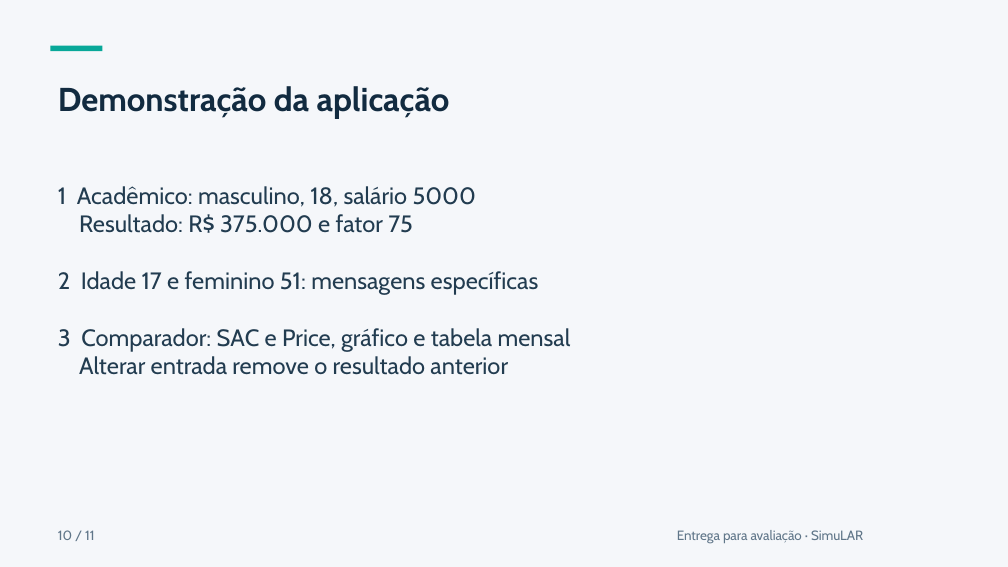
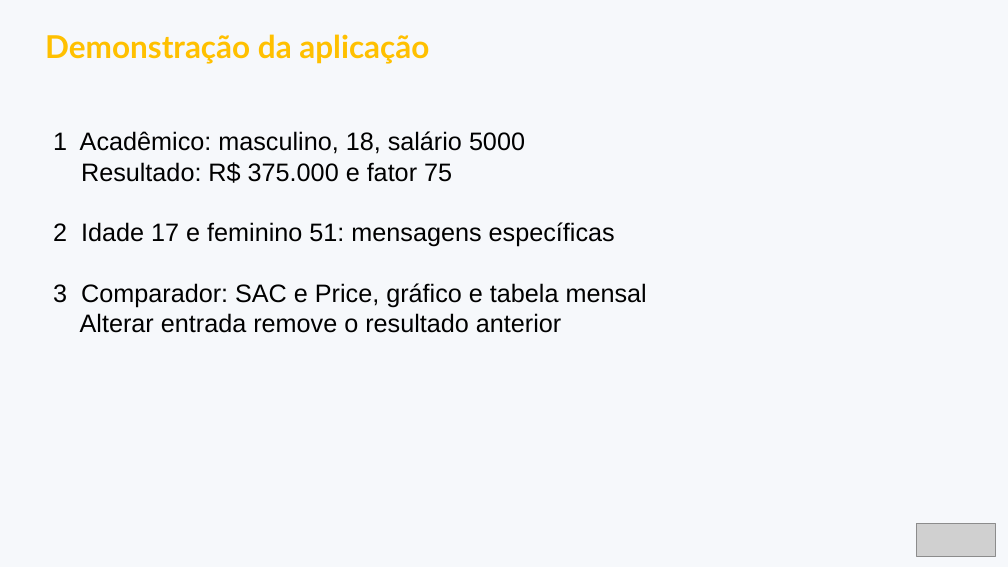
Before and after one commit to eber-ops/SimuLAR, a slide deck: slide 10 of apresentacao/simular-apresentacao-final.pptx. Drawn at 1008x567 pixels with LibreOffice and Linux fonts; fonts in the diff are those of the drawing; grey boxes stand for pictures. Boxes give left, top, right and bottom in pixels: in the first picture for what was removed or moved away, otherwise in the second. Text is boxed around its words. In the diff, an @@ line names an element or a change of style, - is before the commit and + after.

```diff
--- a/apresentacao/simular-apresentacao-final.pptx
+++ b/apresentacao/simular-apresentacao-final.pptx
@@ background #F5F7FA to #F6F8FB @@
@@ text "Demonstração da aplicação": place and size @@
-text "Demonstração da aplicação" at [58, 86, 450, 119]
+text "Demonstração da aplicação" at [45, 34, 429, 64]
@@ text "Demonstração da aplicação" at [45, 34, 429, 64]: size 31.5 to 30 pt, font Cabin to Lato, text colour #122B40 to #FFC000 @@
@@ rectangle removed at [51, 45, 103, 51] @@
@@ text "1 Acadêmico: masculino, 18, salário ...": place and size @@
-text "1 Acadêmico: masculino, 18, salário ..." at [58, 186, 571, 375]
+text "1 Acadêmico: masculino, 18, salário ..." at [53, 131, 647, 333]
@@ text "1 Acadêmico: masculino, 18, salário ..." at [53, 131, 647, 333]: size 22.5 to 24 pt, font Cabin to Arial, text colour #223C50 to #000000 @@
@@ text removed at [58, 530, 95, 540] @@
-10 / 11
@@ text removed at [677, 530, 863, 543] @@
-Entrega para avaliação · SimuLAR
@@ picture added at [917, 524, 995, 557] @@
```
Also in this commit, not shown: 9 other slides changed, 1 slide added, 1 slide removed.
